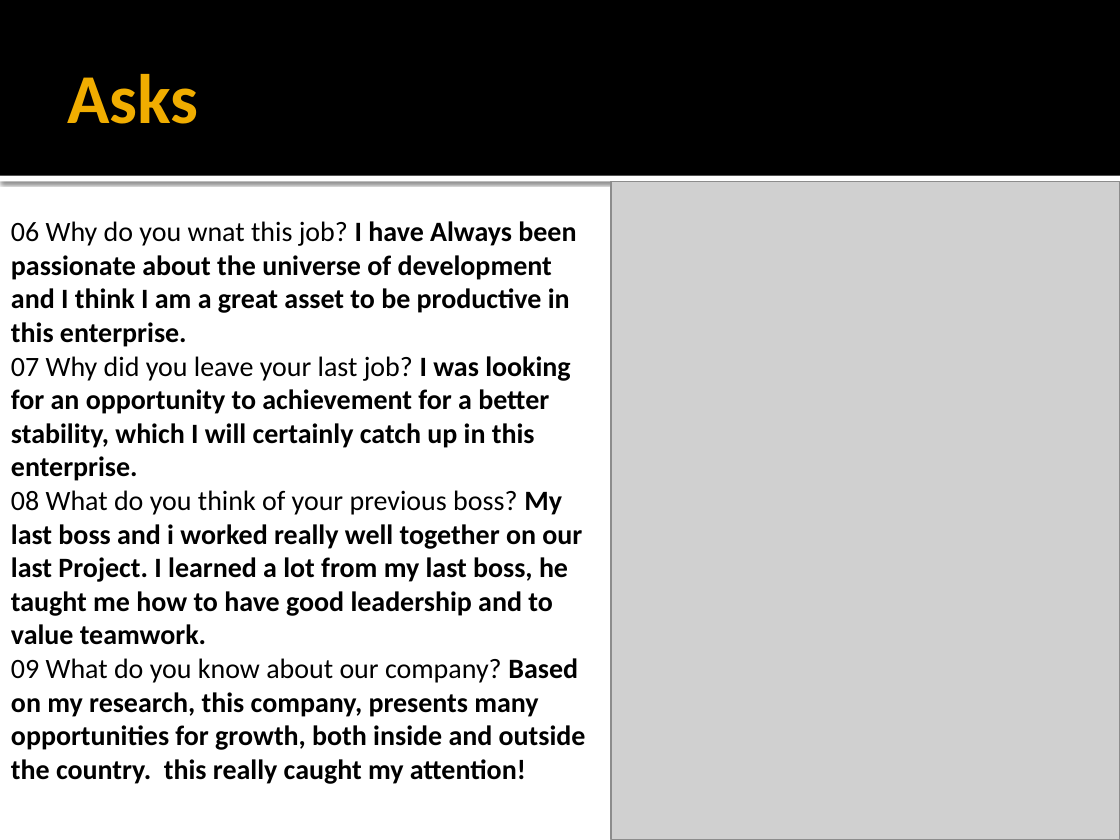
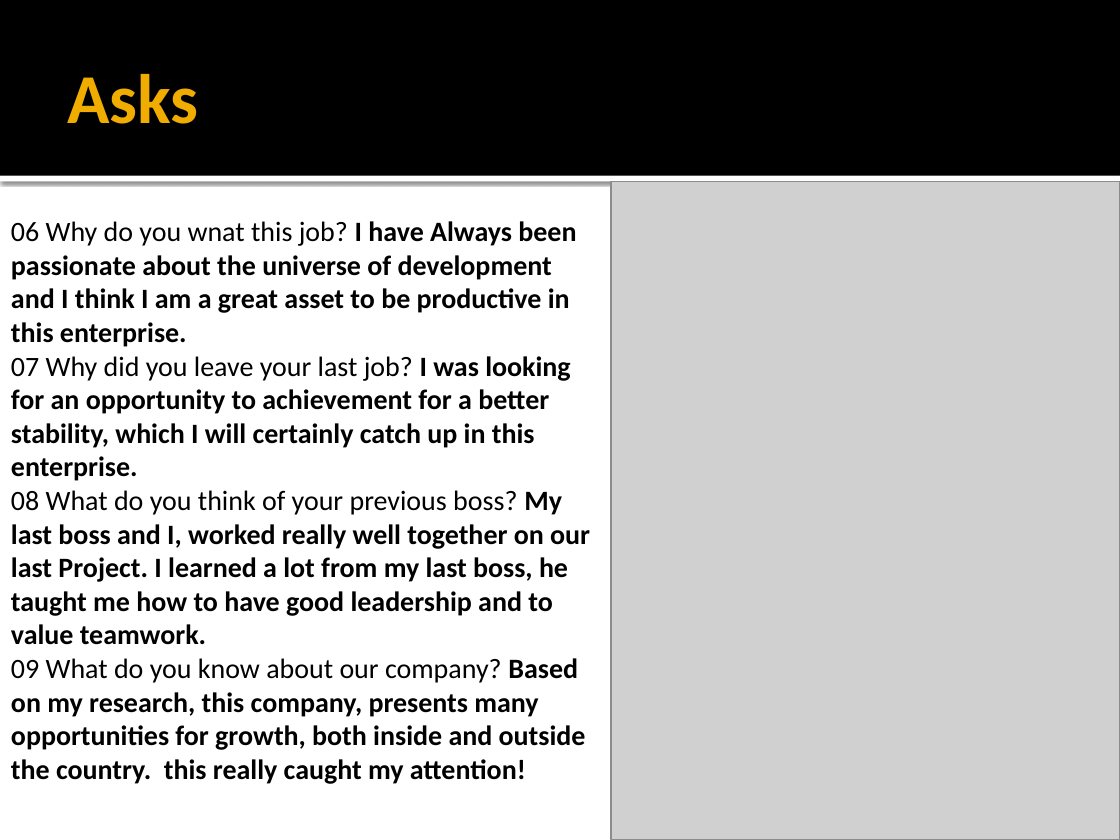
Before and after one commit to SFStarke/Entra21, a slide deck: slide 3 of Entra21_Sérgio/Résumé Questions.pptx. Drawn at 1120x840 pixels with LibreOffice and Linux fonts; fonts in the diff are those of the drawing; grey boxes stand for pictures. Boxes give left, top, right and bottom in pixels: in the first picture for what was removed or moved away, otherwise in the second. Text is boxed around its words. In the diff, an @@ line names an element or a change of style, - is before the commit and + after.

```diff
--- a/Entra21_Sérgio/Résumé Questions.pptx
+++ b/Entra21_Sérgio/Résumé Questions.pptx
@@ text at (11, 490, 590, 645): text changed @@
-08 What do you think of your previous boss? My last boss and i worked really well together on our last Project. I learned a lot from my last boss, he taught me how to have good leadership and to value teamwork.
+08 What do you think of your previous boss? My last boss and I, worked really well together on our last Project. I learned a lot from my last boss, he taught me how to have good leadership and to value teamwork.
```
Also in this commit, not shown: 28 other files.
